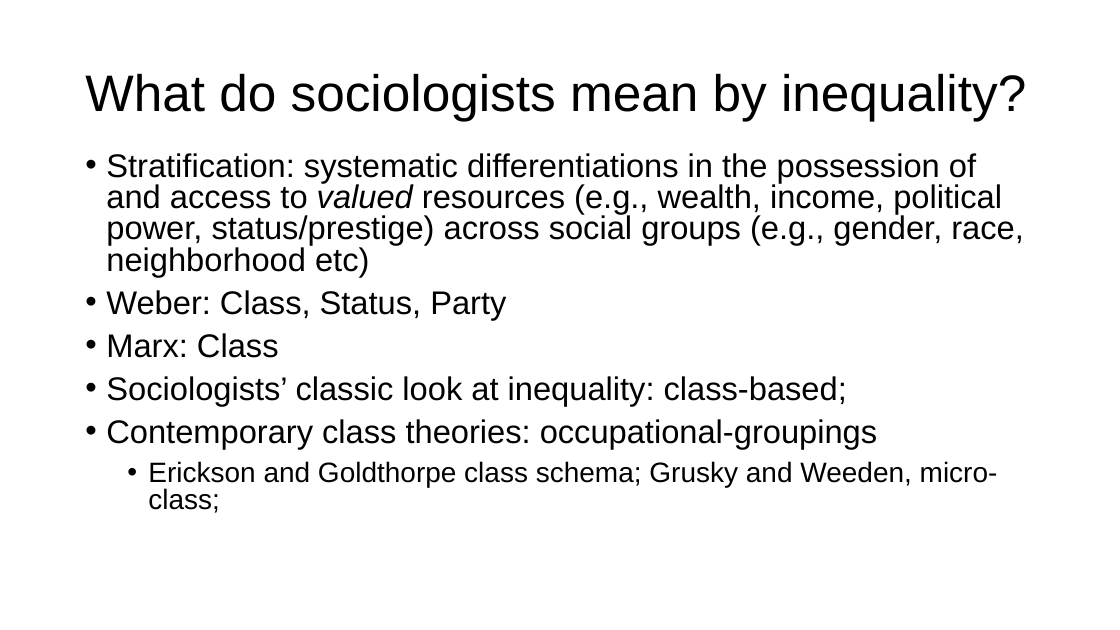
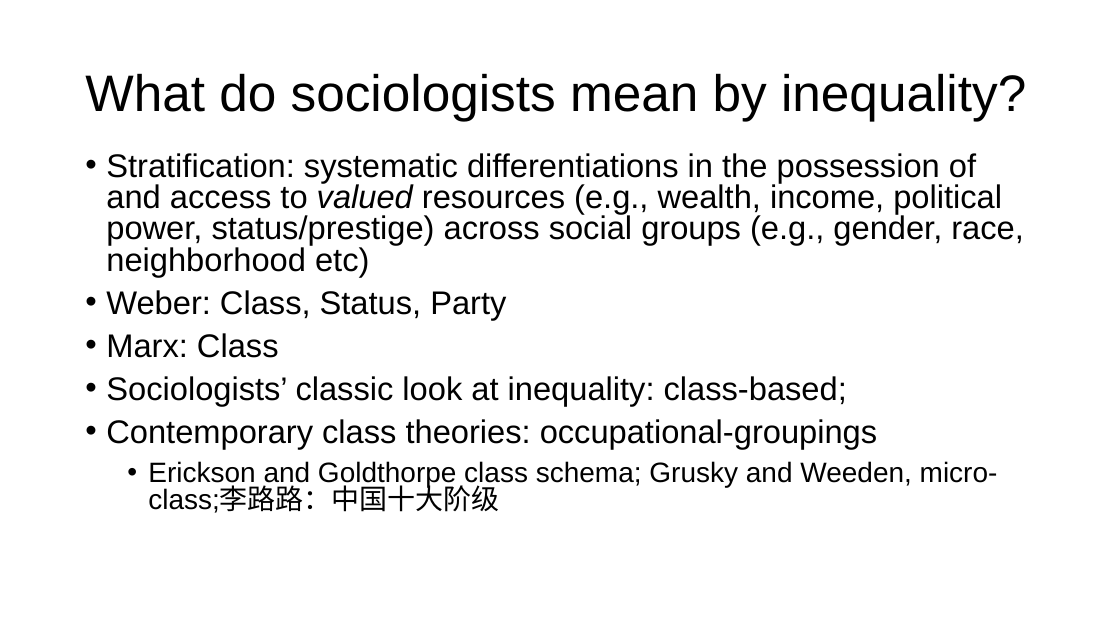
Before and after one commit to XueWenSYan/Intro_to_sociology, a slide deck: slide 2 of Meeting 4.pptx. Drawn at 1120x630 pixels with LibreOffice and Linux fonts; fonts in the diff are those of the drawing. Boxes give left, top, right and bottom in pixels: in the first picture for what was removed or moved away, otherwise in the second. Text is boxed around its words. In the diff, an @@ line names an element or a change of style, - is before the commit and + after.

```diff
--- a/Meeting 4.pptx
+++ b/Meeting 4.pptx
@@ text at <box>148,461,998,513</box>: text changed @@
-  • Erickson and Goldthorpe class schema; Grusky and Weeden, micro-class;
+  • Erickson and Goldthorpe class schema; Grusky and Weeden, micro-class;李路路：中国十大阶级
```
Also in this commit, not shown: 6 other slides changed, 2 slides added, 4 other files.
